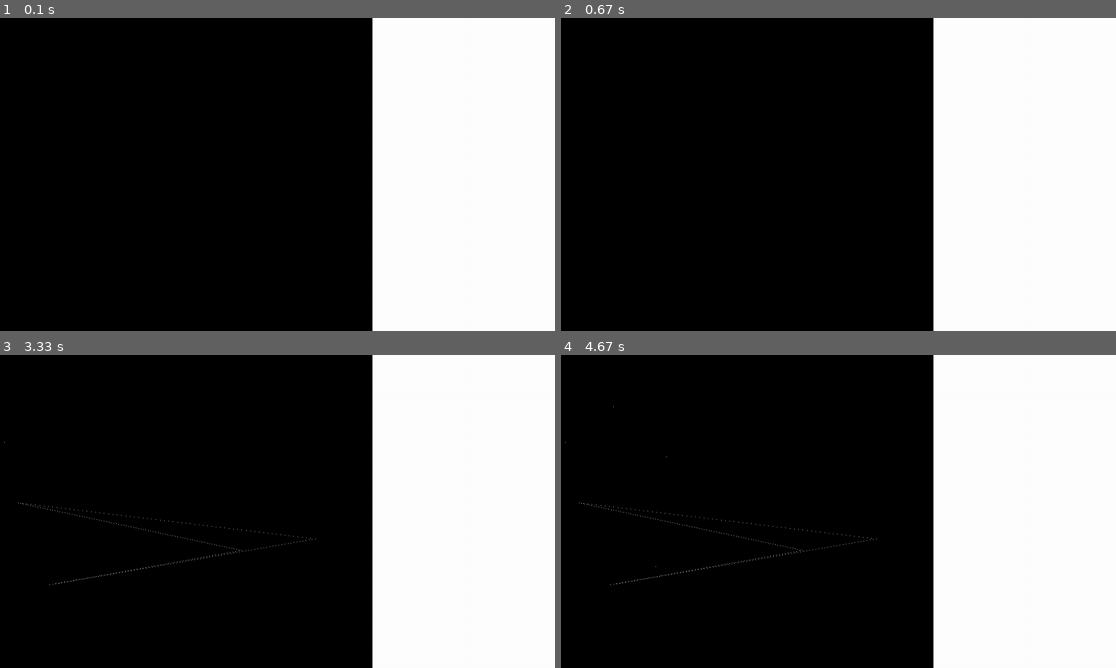
Above: before the commit, frames 1-4 (two rows, left to right).
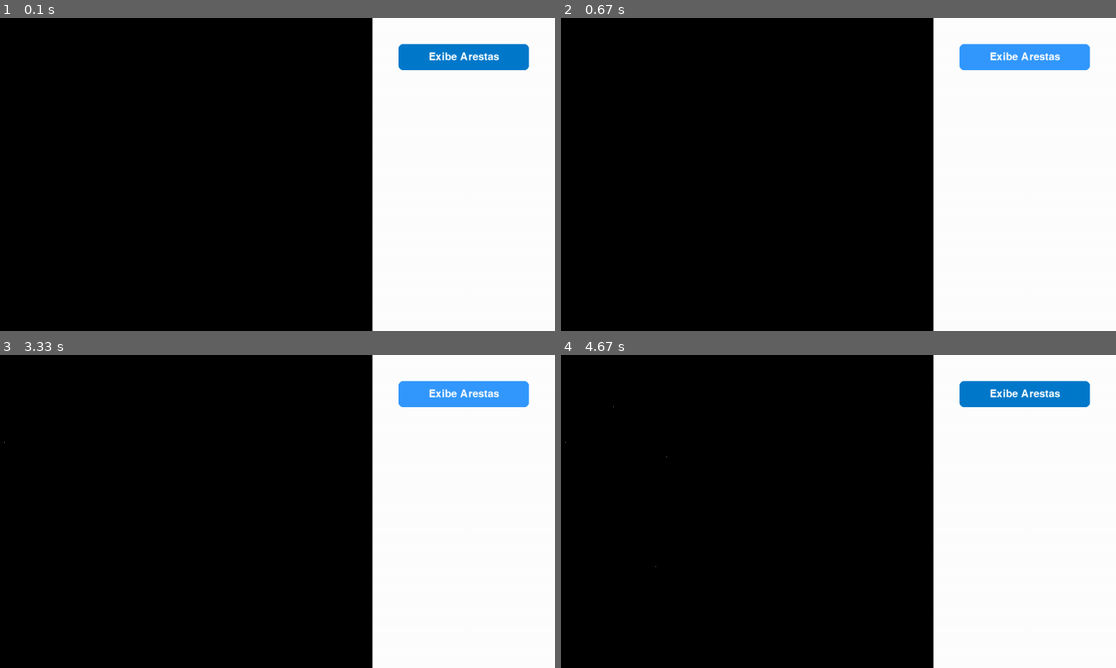
Above: after the commit, the same moments.

Repository: Rafaration/FillPoly
Game: pygame game, started from FillPoly.py
Same seed, same stepped clock (60 frames per second), same inputs: the game is played once before the commit and once after it.
Inputs (mouse positions are in pixels of both pictures, inside the frame that each line leads up to):
- Up to frame 1 (0.1 s): no input
- Up to frame 2 (0.67 s): click (1021, 55) at 0.38 s, where only the run after the commit has a clickable "Exibe Arestas"
- Up to frame 3 (3.33 s): click (460, 511) at 0.72 s, where only the run after the commit has a clickable "Exibe Arestas"; click (44, 583) at 1.05 s; click (316, 539) at 1.38 s; click (16, 502) at 1.72 s; click (238, 549) at 2.05 s; right-click (366, 486) at 2.38 s; click (5, 442) at 2.72 s; click (460, 392) at 3.05 s, where only the run after the commit has a clickable "Exibe Arestas"
- Up to frame 4 (4.67 s): click (932, 455) at 3.38 s; click (610, 405) at 3.72 s; click (655, 564) at 4.05 s; click (666, 455) at 4.38 s

The runs differ from the first frame. In frame 1, 1.9% of the frame differs, in the area x 71-96%, y 8-17%; in frame 2, 1.9%; in frame 3, 2.1%; in frame 4, 2.1%, in the area x 3-96%, y 8-74%.

Commit message:
Adição de um botão que ativa e desativa a exibição das arestas dos polígonos

Diff:
--- a/FillPoly.py
+++ b/FillPoly.py
@@ -8,10 +8,17 @@
 
 # Classe que representa um polígono formado por uma lista de pontos
 class Poligono:
-    def __init__(self, pontos: list[Ponto]):
+    def __init__(self, pontos: list[Ponto], cor:bool = True):
         self.pontos = pontos
+        self.cor = cor
 
     def desenhar_arestas(self, tela):
+
+        # Verifica se terá arestas para desenhar
+        if (self.cor):
+            aresta_cor = BRANCO
+        else:
+            aresta_cor = PRETO
 
         # Descobre os limites do polígono para desenhar as arestas
         y_min = min(ponto.y for ponto in self.pontos)
@@ -36,7 +43,7 @@
 
                 # Desenha a linha entre os dois pontos
                 for y in range(ponto1.y, ponto2.y):
-                    tela.set_at((int(x), y), BRANCO)  # Desenha um pixel branco na posição calculada
+                    tela.set_at((int(x), y), aresta_cor)  # Desenha um pixel na posição calculada
                     x += Tx # Atualiza a coordenada x para a próxima scanline
 
 
@@ -45,6 +52,13 @@
 PRETO = (0, 0, 0)
 AZUL = (0, 122, 204)
 AZUL_CLARO = (51, 153, 255)
+VERMELHO = (255, 0, 0)
+VERDE = (0, 255, 0)
+AMARELO = (255, 255, 0)
+ROXO = (128, 0, 128)
+LARANJA = (255, 165, 0)
+CINZA = (128, 128, 128)
+
 
 class PainelUI:
     def __init__(self, x, y, largura, altura, cor_fundo=(BRANCO)):
@@ -94,19 +108,63 @@
                 return True
         return False
 
+class Botao:
+    def __init__(self, x, y, largura, altura, texto, tam_fonte = 36, cor_fonte=BRANCO, cor=AZUL, cor_hover=AZUL_CLARO):
+        """Inicializa o botão com suas propriedades.
+
+        Parâmetros:
+            x, y (int): Posição horizontal e vertical do botão.
+            largura (int): Dimensão de largura do botão.
+            altura (int): Dimensão de altura do botão.
+            texto (str): Texto a ser exibido no botão.
+            tam_fonte (int): Tamanho da fonte do texto.
+            cor_fonte (tuple): Cor do texto em formato RGB.
+            cor (tuple): Cor padrão do fundo do botão.
+            cor_hover (tuple): Cor do botão quando o mouse está sobre ele.
+        """
+
+        self.rect = pygame.Rect(x, y, largura, altura)
+        self.texto = texto
+        self.fonte = pygame.font.Font(None, tam_fonte)
+        self.cor_fonte = cor_fonte
+        self.cor = cor
+        self.cor_hover = cor_hover
+
+    def desenhar(self, tela):
+        # Captura a posição atual do mouse para o efeito de "hover" (passar o mouse por cima)
+        mouse_pos = pygame.mouse.get_pos()
+
+        # Muda a cor se o mouse estiver sobre o botão
+        if self.rect.collidepoint(mouse_pos):
+            cor_atual = self.cor_hover
+        else:
+            cor_atual = self.cor
+
+        # Desenha o retângulo do botão
+        pygame.draw.rect(tela, cor_atual, self.rect, border_radius=8) # border_radius arredonda os cantos
+
+        # Renderiza e centraliza o texto dentro do botão
+        superficie_texto = self.fonte.render(self.texto, True, self.cor_fonte)
+        rect_texto = superficie_texto.get_rect(center=self.rect.center)
+        tela.blit(superficie_texto, rect_texto)
+
+    def foi_clicado(self, event):
+        # Verifica se o evento foi um clique esquerdo E se ocorreu dentro do botão
+        if event.type == pygame.MOUSEBUTTONDOWN and event.button == 1:
+            if self.rect.collidepoint(event.pos):
+                return True
+        return False
+
 pygame.init()
 
-# Cores
-BRANCO = (255, 255, 255)
-PRETO = (0, 0, 0)
-AZUL = (0, 122, 204)
-AZUL_CLARO = (51, 153, 255)
 
 tela = pygame.display.set_mode((1200, 600))
 pygame.display.set_caption("Divisão de Áreas")
 
 painel_ui = PainelUI(850, 0, 350, 600, BRANCO)
 area_desenho = AreaDesenho(0, 0, 850, 600, PRETO)
+
+botao_arestas = Botao(900, 50, 250, 50, "Exibe Arestas", tam_fonte=30, cor=AZUL, cor_hover=AZUL_CLARO)
 
 # Criar estruturas que irão armazenar os polígonos e pontos desenhados
 Pontos = [] # Lista para armazenar os pontos clicados pelo mouse
@@ -128,6 +186,11 @@
             # Verifica se o clique foi na UI
             if (painel_ui.foi_clicado(event)):
                 print("Painel de UI foi clicado!")
+
+                if (botao_arestas.foi_clicado(event)):
+                    print("Botão 'Exibe Arestas' foi clicado!")
+                    for poligono in Poligonos:
+                        poligono.cor = not poligono.cor  # Alterna a exibição das arestas do polígono
 
             # Verifica se o clique foi na área de desenho
             if (area_desenho.foi_clicado(event)):
@@ -151,6 +214,7 @@
     # 3. FASE DE DESENHO CONTÍNUO (renderiza tudo que existe a cada frame)
     area_desenho.desenhar(tela)
     painel_ui.desenhar(tela)
+    botao_arestas.desenhar(tela)
 
     # Desenha os pontos que estão sendo clicados e ainda não viraram polígonos
     for p in Pontos:
